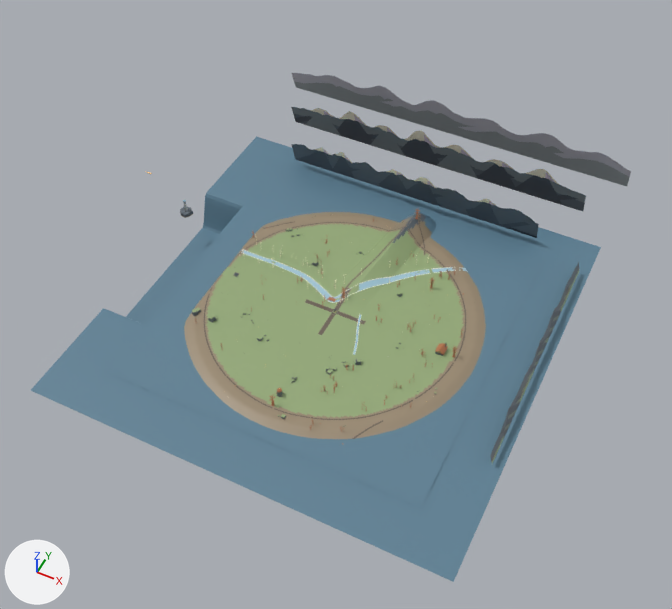
Two versions of the Blender file tools/blender/world.blend, one commit apart.
The view is the same before and after, from a camera (50 mm lens) standing at (170.0, -338.0, 429.0) and looking at (-4.0, 9.0, -4.0). The lights are fixed; the arrows at lower left show +X, +Y and +Z. The first picture is the older version.

The first picture shows 'mountain_band_far_snow', 'mountain_band_foothills_east', 'mountain_band_front_ridge', 'mountain_band_mid_peaks', 'ocean_plane', 'river_surface', 'terrain_mesh', 'trail_perimeter' and 6 more.
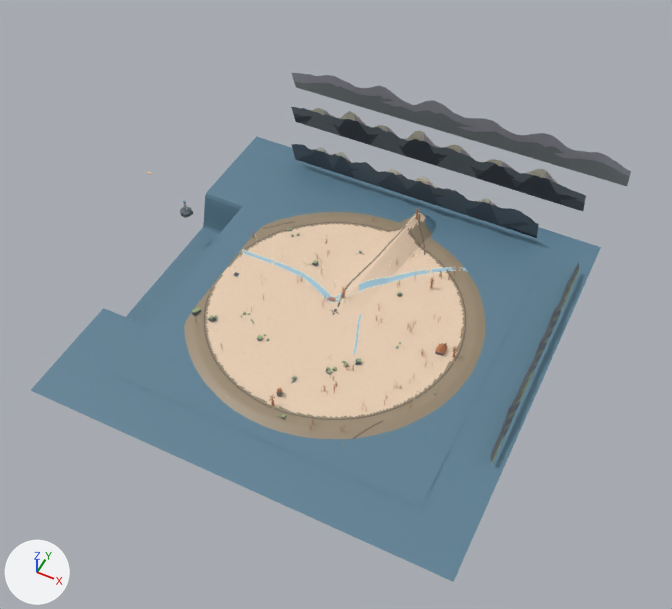
Diff of the bpy script that builds the scene:
```diff
--- a/tools/blender/world.blend.py
+++ b/tools/blender/world.blend.py
@@ img_slabs_png @@
+img_slabs_png = load_image('slabs.png', '../../static/textures/ground/stone/slabs.png', 256, 256, 'Non-Color')
@@ mat_world_slabs_material @@
+mat_world_slabs_material = bpy.data.materials.new('world_slabs_material')
+# colours: beige #d4b6a7, beige #ffe9c3
+# uses the picture img_slabs_png
@@ me_terrain_mesh @@
 me_terrain_mesh.from_pydata(...)  # 37249 vertices, 36864 faces; spans x -130.0..130.0, y -130.0..130.0, z -27.0..11.0
 # used by ob_terrain_mesh; location = (0.0, 0.0, 0.0)
+# me_terrain_mesh part 1: 10503 of the faces centred in x -78.0..78.0, y -78.0..98.0, z 0.0..10.0 switch from mat_world_palette_material to mat_world_slabs_material
```

Changed parts and their boxes (x1, y1, x2, y2) in the pictures (672 x 609 px):
part 1 of me_terrain_mesh, recoloured (green to beige): (206, 213, 464, 418) in both
